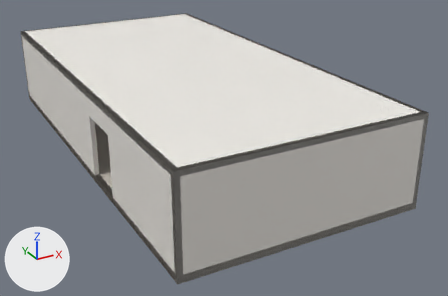
An edit to the glTF model www/bake/wc.glb, drawn before and after from the same camera.
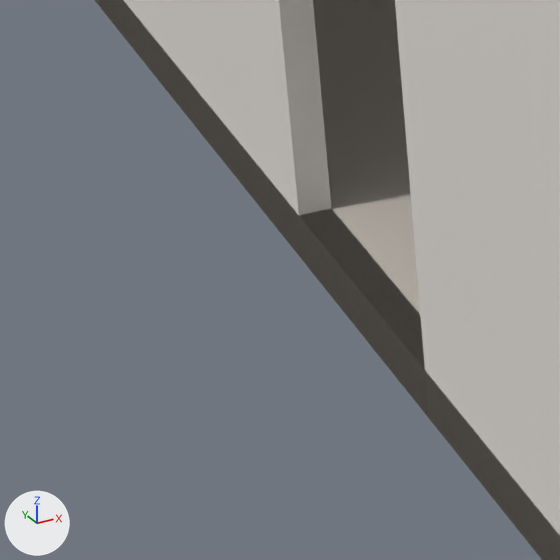
Each version appears first whole from a camera (50 mm lens) standing at (15.54, -20.75, 11.36) and looking at (28.26, 2.38, -0.2), and next in a close-up on the part from 12% to 29% of the width and 49% to 76% of the height. Every picture has the same lights, and +X, +Y and +Z are marked at lower left. The older version's two pictures come first. Vertices at exactly the same position are counted once.

Objects in the first close-up: 'wc'.
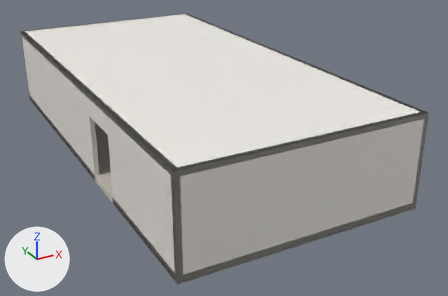
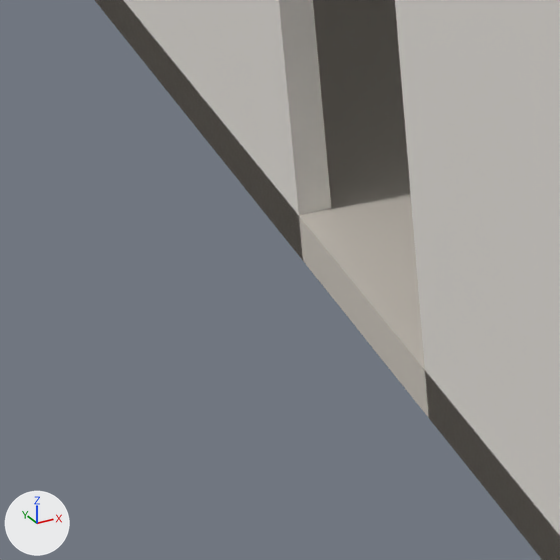
Pixel boxes (x1, y1, x2, y2) of what changed, in the close-ups (560 x 560 px):
part 1 of me_wc, deleted
    before: (299, 209, 428, 416)

The edits, one by one:
me_wc is used by ob_wc; location (0.0, 0.0, 0.0).
me_wc had 960 vertices, 1720 faces and spanned x 22.0..32.0, y -6.0..14.0, z -0.3..3.6.
me_wc now has 956 vertices, 1708 faces and spans x 22.0..32.0, y -6.0..14.0, z -0.3..3.6.
Part 1, on me_wc:
4 vertices are removed from x 22.0..22.2, y -0.1..2.1, z 0.0.
12 faces are deleted.
